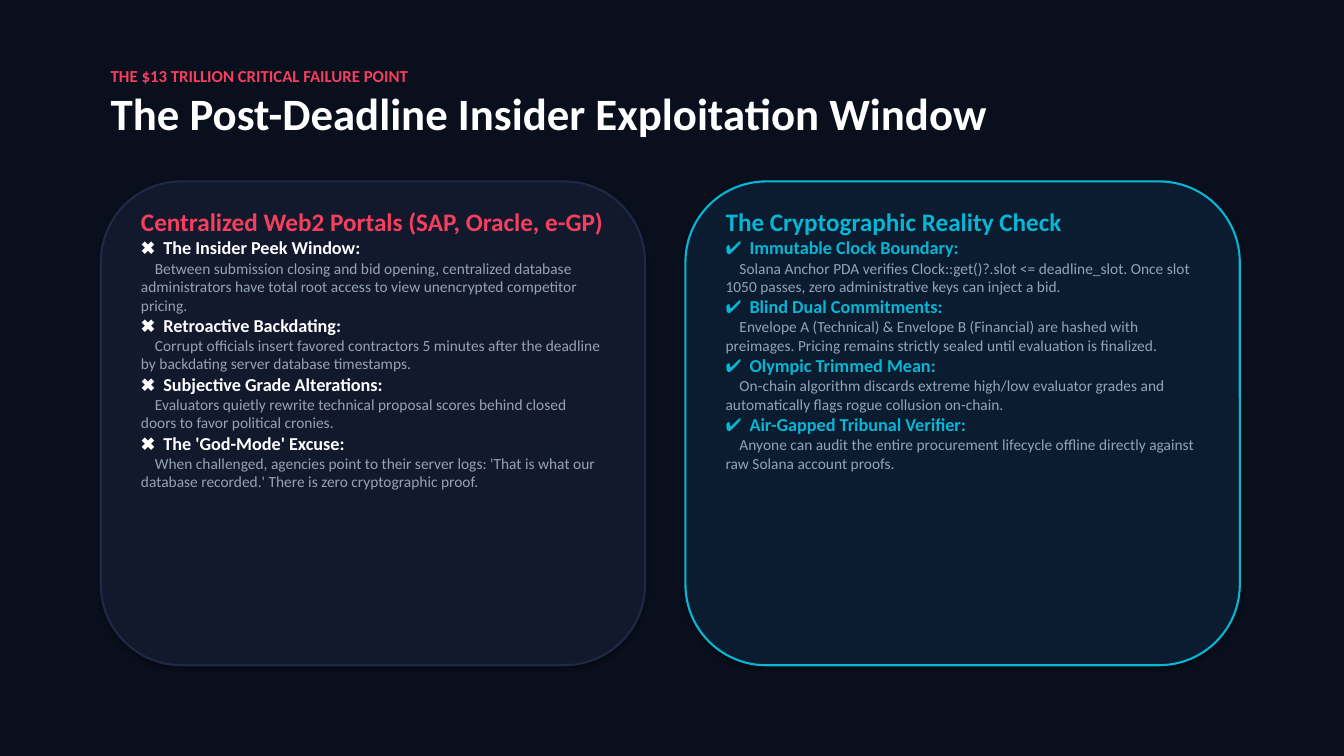
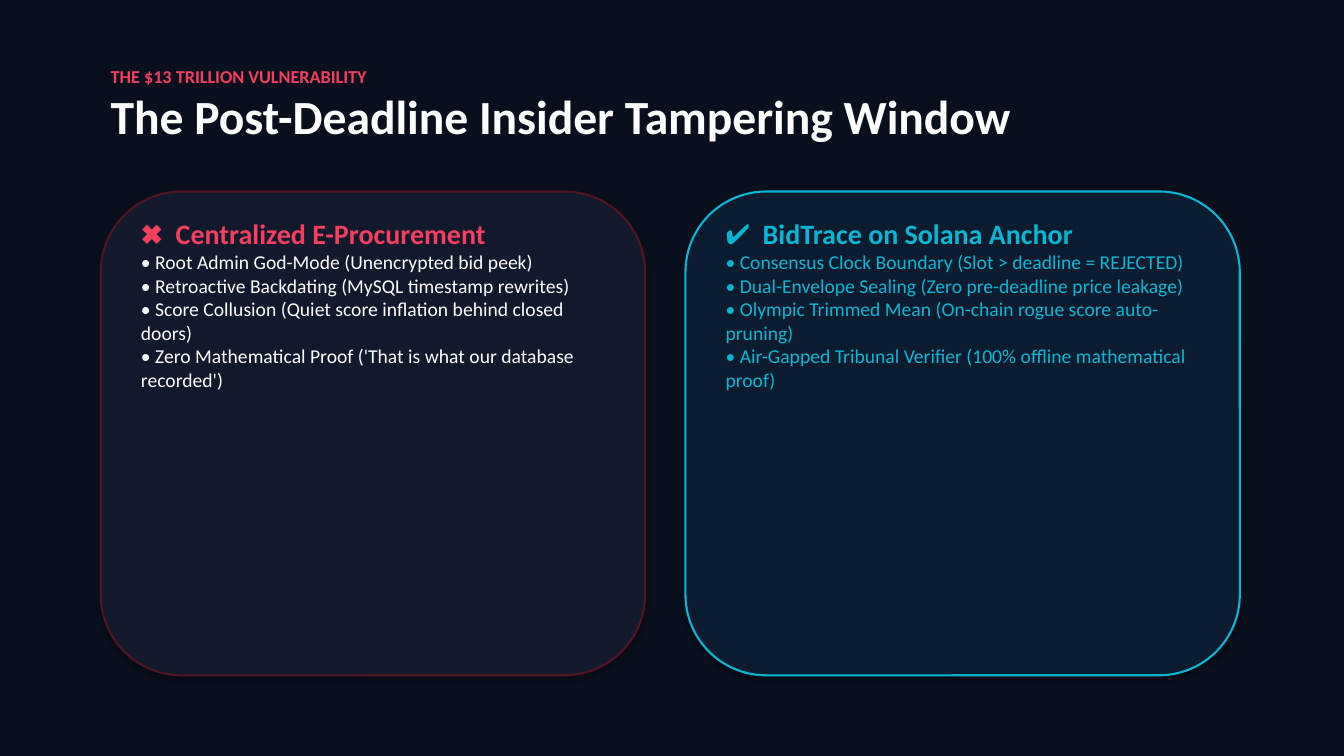
Before and after one commit to Ujjwal1396/BidTrace, a slide deck: slide 2 of BidTrace_Pitch_Deck_2Min.pptx. Drawn at 1344x756 pixels with LibreOffice and Linux fonts; fonts in the diff are those of the drawing. Boxes give left, top, right and bottom in pixels: in the first picture for what was removed or moved away, otherwise in the second. Text is boxed around its words. In the diff, an @@ line names an element or a change of style, - is before the commit and + after.

Commit message:
refactor(presentation): simplify slide deck with text-light high-impact visuals and bullet points

```diff
--- a/BidTrace_Pitch_Deck_2Min.pptx
+++ b/BidTrace_Pitch_Deck_2Min.pptx
@@ text at (x1=111, y1=71, x2=1011, y2=142): text changed; size 32 to 34 pt @@
-THE $13 TRILLION CRITICAL FAILURE POINT
-The Post-Deadline Insider Exploitation Window
+THE $13 TRILLION VULNERABILITY
+The Post-Deadline Insider Tampering Window
@@ rounded rectangle moved from (x1=101, y1=181, x2=645, y2=665) to (x1=101, y1=192, x2=645, y2=676) @@
@@ rounded rectangle at (x1=101, y1=192, x2=645, y2=676): outline #1E2946 1.5 pt to #501423 1.5 pt @@
@@ rounded rectangle moved from (x1=686, y1=181, x2=1240, y2=665) to (x1=686, y1=192, x2=1240, y2=676) @@
@@ text at (x1=141, y1=224, x2=573, y2=390): text changed; size 11 to 14 pt; text colour #94A3B8 to #FFFFFF @@
-Centralized Web2 Portals (SAP, Oracle, e-GP)
-✖ The Insider Peek Window:
-Between submission closing and bid opening, centralized database administrators have total root access to view unencrypted competitor pricing.
-✖ Retroactive Backdating:
-Corrupt officials insert favored contractors 5 minutes after the deadline by backdating server database timestamps.
-✖ Subjective Grade Alterations:
-Evaluators quietly rewrite technical proposal scores behind closed doors to favor political cronies.
-✖ The 'God-Mode' Excuse:
-When challenged, agencies point to their server logs: 'That is what our database recorded.' There is zero cryptographic proof.
+✖ Centralized E-Procurement
+• Root Admin God-Mode (Unencrypted bid peek)
+• Retroactive Backdating (MySQL timestamp rewrites)
+• Score Collusion (Quiet score inflation behind closed doors)
+• Zero Mathematical Proof ('That is what our database recorded')
@@ text at (x1=726, y1=224, x2=1185, y2=390): text changed; size 11 to 14 pt; text colour #94A3B8 to #06B6D4 @@
-The Cryptographic Reality Check
-✔ Immutable Clock Boundary:
-Solana Anchor PDA verifies Clock::get()?.slot <= deadline_slot. Once slot 1050 passes, zero administrative keys can inject a bid.
-✔ Blind Dual Commitments:
-Envelope A (Technical) & Envelope B (Financial) are hashed with preimages. Pricing remains strictly sealed until evaluation is finalized.
-✔ Olympic Trimmed Mean:
-On-chain algorithm discards extreme high/low evaluator grades and automatically flags rogue collusion on-chain.
-✔ Air-Gapped Tribunal Verifier:
-Anyone can audit the entire procurement lifecycle offline directly against raw Solana account proofs.
+✔ BidTrace on Solana Anchor
+• Consensus Clock Boundary (Slot > deadline = REJECTED)
+• Dual-Envelope Sealing (Zero pre-deadline price leakage)
+• Olympic Trimmed Mean (On-chain rogue score auto-pruning)
+• Air-Gapped Tribunal Verifier (100% offline mathematical proof)
```
Also in this commit, not shown: 5 other slides changed, 3 other files.
